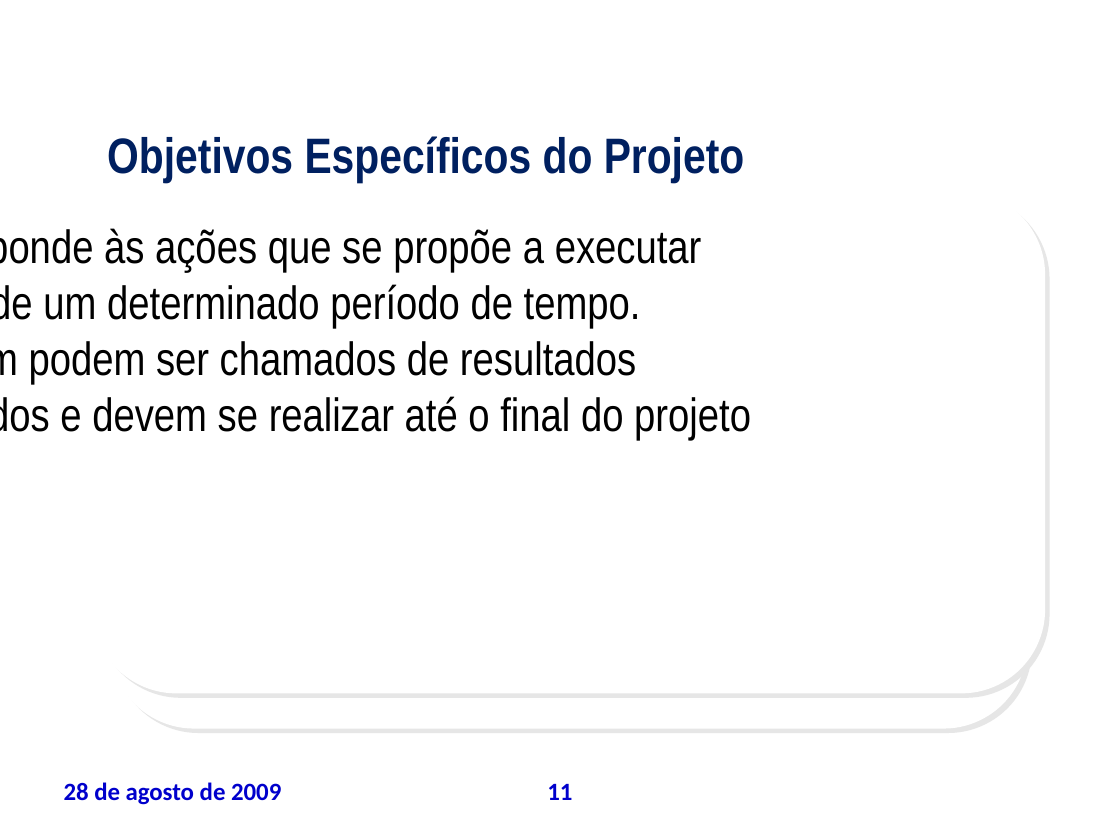
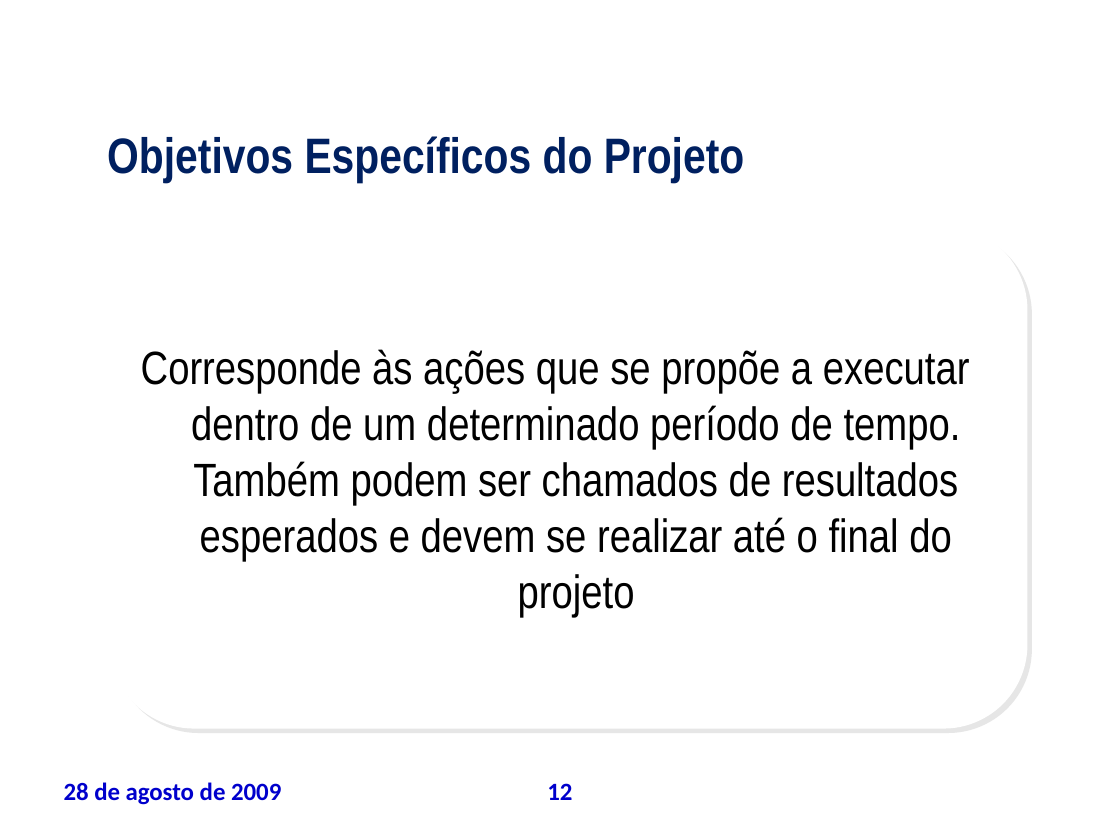
Before and after one commit to leoevaristo/psa20092, a slide deck: slide 12 of ARTEFATOS/TAP_apresentacao.ppt (slide 11 before the commit). Drawn at 1120x840 pixels with LibreOffice and Linux fonts; fonts in the diff are those of the drawing; background and template pictures are left out. Boxes give left, top, right and bottom in pixels: in the first picture for what was removed or moved away, otherwise in the second. Text is boxed around its words. In the diff, an @@ line names an element or a change of style, - is before the commit and + after.

```diff
--- a/ARTEFATOS/TAP_apresentacao.ppt
+++ b/ARTEFATOS/TAP_apresentacao.ppt
@@ rounded rectangle removed at [93, 190, 1046, 693] @@
@@ text "Corresponde às ações que se ...": place and size @@
-text "Corresponde às ações que se ..." at [0, 228, 751, 441]
+text "Corresponde às ações que se ..." at [141, 349, 970, 617]
@@ text "Corresponde às ações que se ..." at [141, 349, 970, 617]: alignment left to centre @@
@@ page number at [547, 783, 572, 800]: text changed @@
-11
+12
```
Also in this commit, not shown: 15 other slides changed, 1 slide added.
